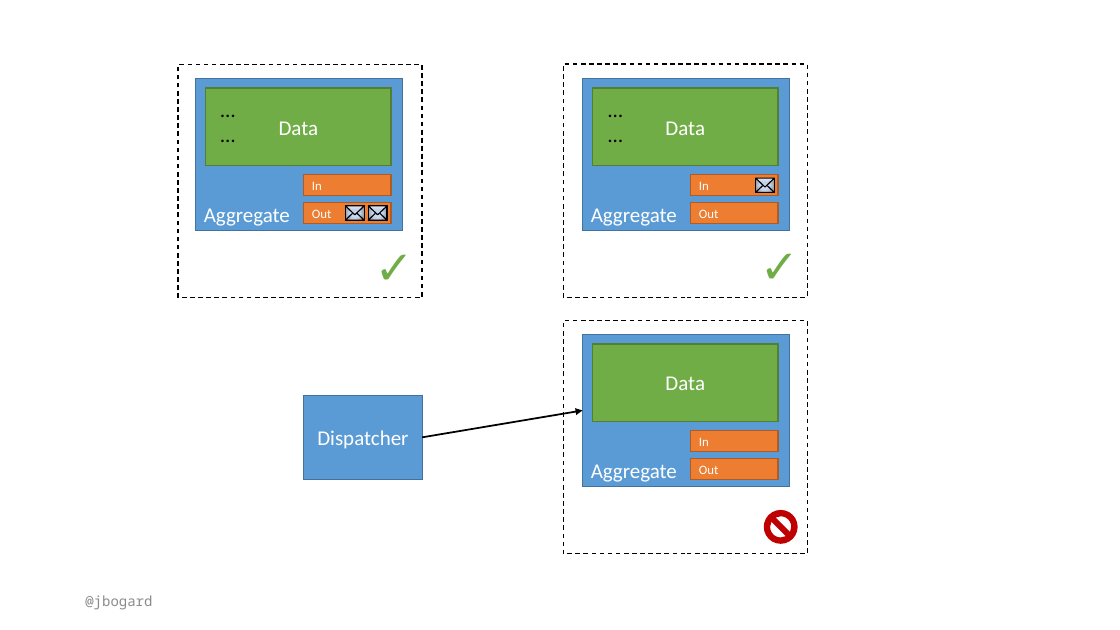
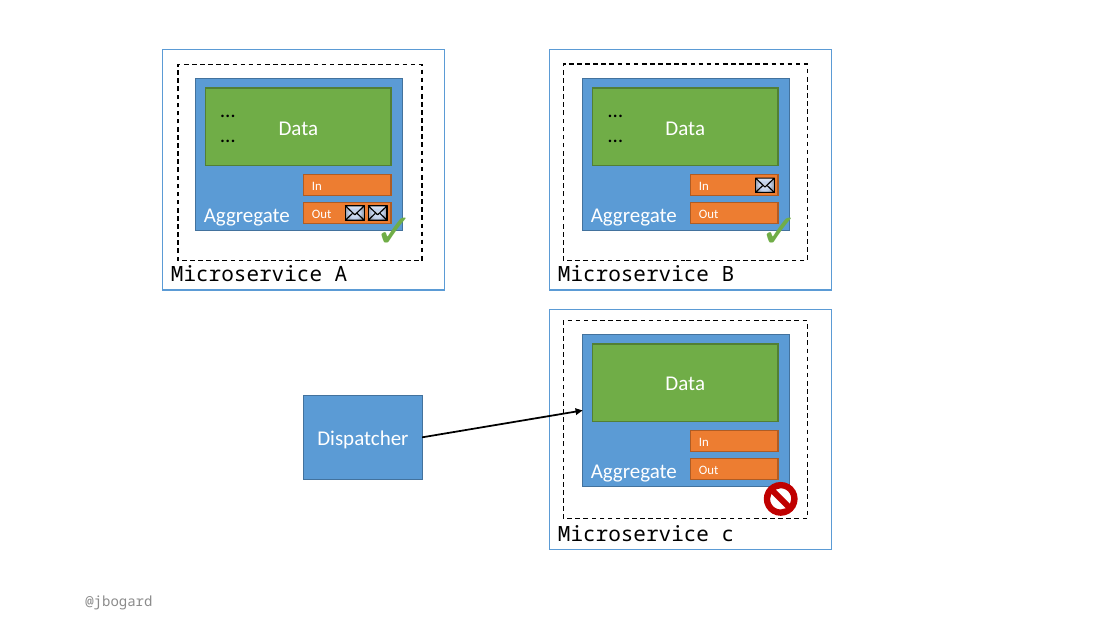
Before and after one commit to jbogard/presentations, a slide deck: slide 60 of ConsistencyAndAgreementInMicroservices/ConsistencyAndAgreementInMicroservices.pptx (slide 59 before the commit). Drawn at 1120x630 pixels with LibreOffice and Linux fonts; fonts in the diff are those of the drawing. Boxes give left, top, right and bottom in pixels: in the first picture for what was removed or moved away, otherwise in the second. Text is boxed around its words. In the diff, an @@ line names an element or a change of style, - is before the commit and + after.

Commit message:
Adding talk

```diff
--- a/ConsistencyAndAgreementInMicroservices/ConsistencyAndAgreementInMicroservices.pptx
+++ b/ConsistencyAndAgreementInMicroservices/ConsistencyAndAgreementInMicroservices.pptx
@@ rectangle added at (x1=163, y1=50, x2=445, y2=290), fill #FFFFFF, outline #5B9BD5 1 pt, 18 pt, text #000000 @@
+Microservice A
@@ rectangle added at (x1=549, y1=50, x2=832, y2=290), fill #FFFFFF, outline #5B9BD5 1 pt, 18 pt, text #000000 @@
+Microservice B
@@ rectangle "✓" resized from (x1=178, y1=65, x2=422, y2=298) to (x1=178, y1=65, x2=422, y2=261) @@
@@ rectangle "✓" resized from (x1=564, y1=64, x2=807, y2=297) to (x1=564, y1=64, x2=807, y2=260) @@
@@ rectangle added at (x1=549, y1=310, x2=832, y2=550), fill #FFFFFF, outline #5B9BD5 1 pt, 18 pt, text #000000 @@
+Microservice c
@@ rectangle resized from (x1=564, y1=321, x2=807, y2=555) to (x1=564, y1=321, x2=807, y2=519) @@
@@ no-entry sign moved from (x1=764, y1=510, x2=797, y2=544) to (x1=764, y1=482, x2=797, y2=516) @@
```
Also in this commit, not shown: 19 other slides changed, 1 slide added, 21 other files.
